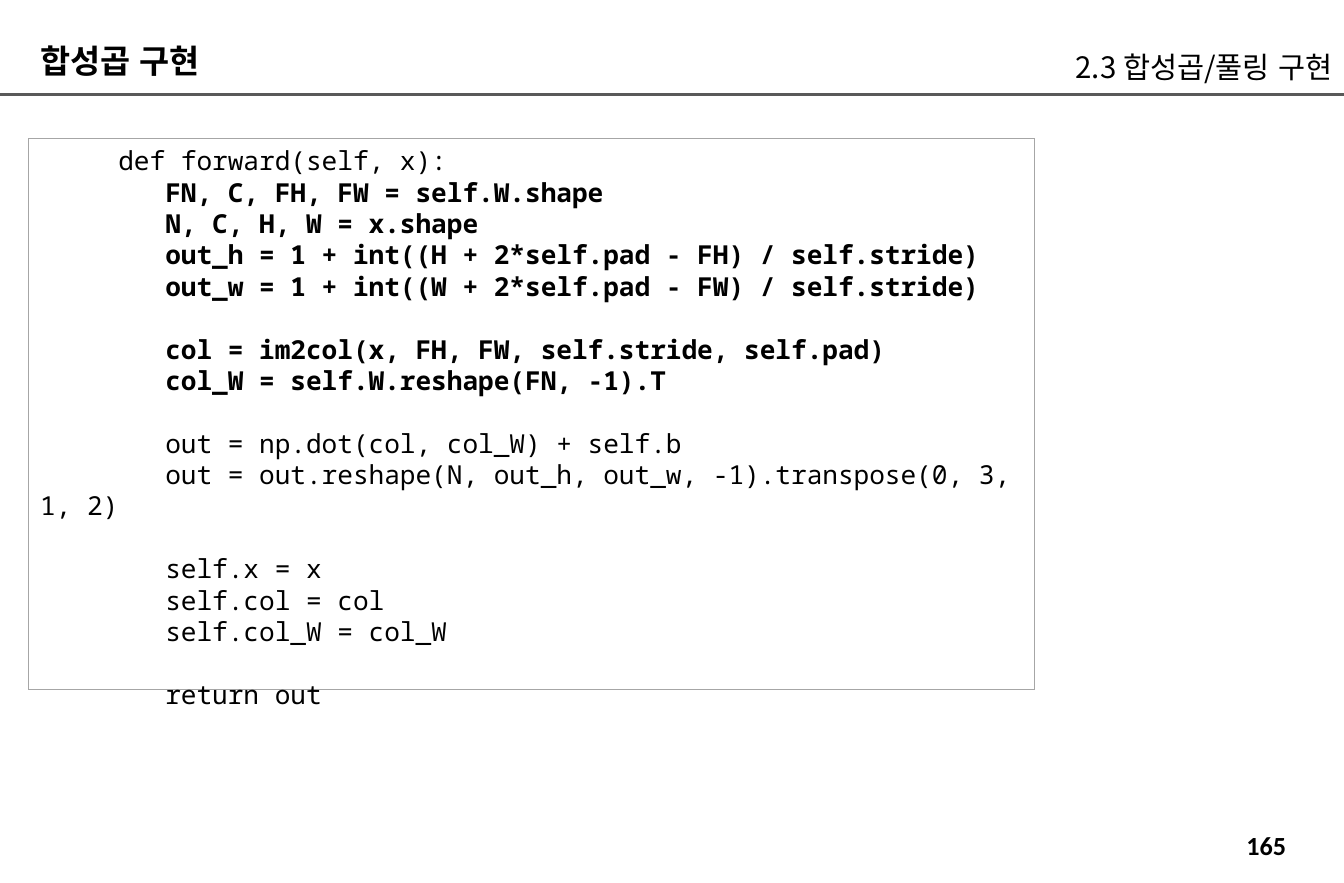
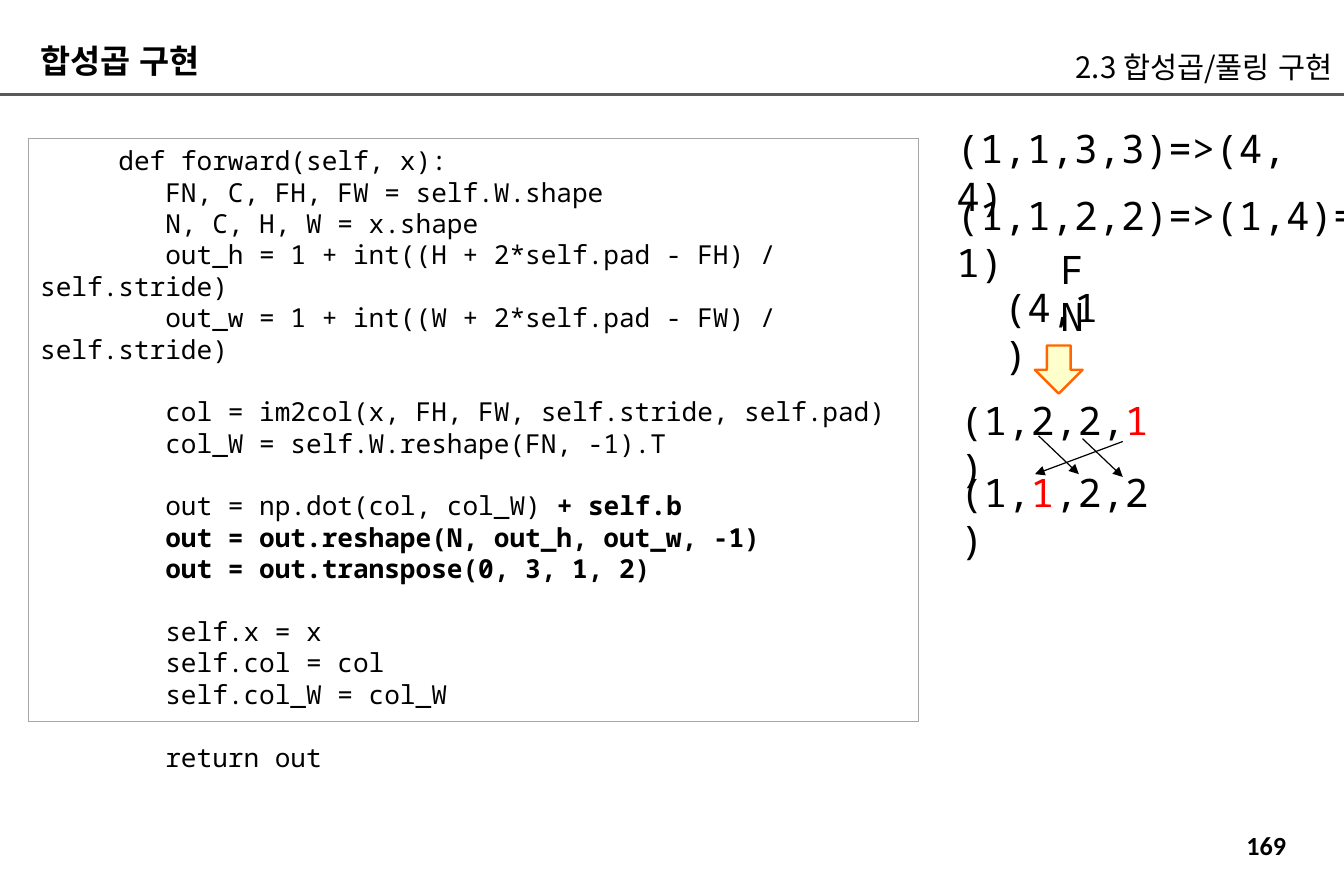
Before and after one commit to imguru-mooc/AI_CNN, a slide deck: slide 169 of CNN_교재_판서.pptx (slide 165 before the commit). Drawn at 1344x883 pixels with LibreOffice and Linux fonts; fonts in the diff are those of the drawing. Boxes give left, top, right and bottom in pixels: in the first picture for what was removed or moved away, otherwise in the second. Text is boxed around its words. In the diff, an @@ line names an element or a change of style, - is before the commit and + after.

```diff
--- a/CNN_교재_판서.pptx
+++ b/CNN_교재_판서.pptx
@@ rectangle "def forward(self, x):": place and size @@
-rectangle "def forward(self, x):" at [28,139,1034,690]
+rectangle "def forward(self, x):" at [28,139,918,721]
@@ text added at [956,134,1286,221], 24 pt, text #000000 @@
+(1,1,3,3)=>(4,4)
@@ text in rectangle at [40,182,885,522]: bold off in "FN, C, FH, FW = self.W.shape", "N, C, H, W = x.shape", "out_h = 1 + int((H + 2*self.pad ...", "out_w = 1 + int((W + 2*self.pad ..." and 2 more places; bold on in "+ self.b" @@
@@ text added at [956,194,1344,284], 24 pt, text #000000 @@
+(1,1,2,2)=>(1,4)=>(4,1)
@@ text added at [1049,240,1116,299], 24 pt, text #000000 @@
+FN
@@ text added at [1004,293,1098,331], 24 pt, text #000000 @@
+(4,1)
@@ down arrow added at [1034,345,1082,393], fill #FFFFCC, outline #FF6600 1.5 pt @@
@@ text added at [960,406,1148,446], 24 pt, text #000000 @@
+(1,2,2,1)
@@ arrow added from (1123, 441) to (1034, 474), #000000 0.75 pt @@
@@ arrow added from (1038, 435) to (1079, 474), #000000 0.75 pt @@
@@ arrow added from (1083, 439) to (1123, 477), #000000 0.75 pt @@
@@ text added at [960,471,1148,514], 24 pt, text #000000 @@
+(1,1,2,2)
@@ text in rectangle at [165,527,760,585]: text changed; bold on @@
-out = out.reshape(N, out_h, out_w, -1).transpose(0, 3, 1, 2)
+out = out.reshape(N, out_h, out_w, -1)
+out = out.transpose(0, 3, 1, 2)
@@ page number at [1246,837,1286,855]: text changed @@
-165
+169
```
Also in this commit, not shown: 21 other slides changed, 96 slides added.
